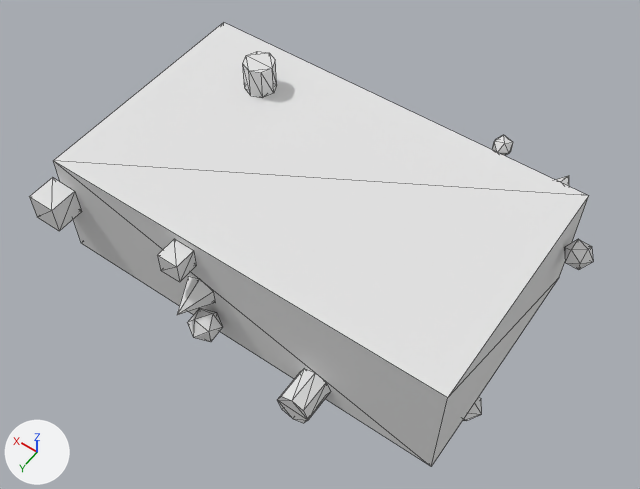
Before and after pictures for a commit that changed the glTF model public/Objects/object02_medium.glb.
Rendered twice from a camera (50 mm lens) standing at (-2.58, 3.56, 5.33) and looking at (-0.13, 0.13, -0.06). The axes (+X, +Y, +Z) are drawn at lower left. The lights are the same throughout. The first picture is the older version. Mesh edges are drawn as thin lines. Vertices at exactly the same position are counted once.

In view in the first picture: 'object02_medium'.
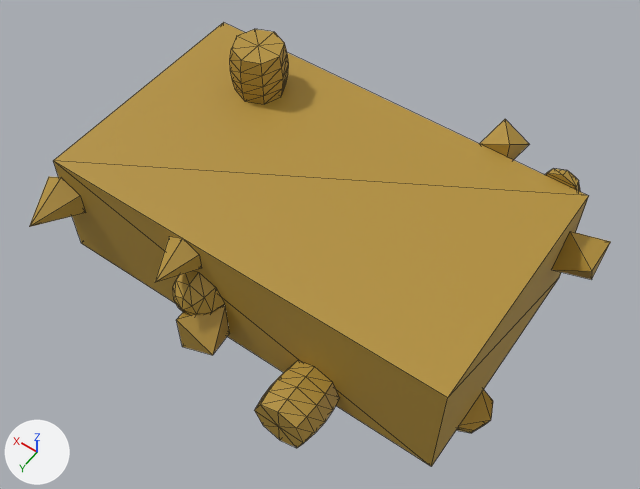
Pixel boxes (x1, y1, x2, y2) of what changed, in the pictures (640 x 489 px):
'object02_medium', recoloured, reshaped (darker): before (29, 22, 593, 467); after (29, 22, 610, 467)
part 1 of me_cube_017, added: after (29, 177, 86, 227)
part 2 of me_cube_017, added: after (155, 237, 201, 282)
part 3 of me_cube_017, rebuilt (97% wider, 56% taller): before (564, 239, 593, 270); after (552, 231, 610, 280)
part 4 of me_cube_017, rebuilt: before (188, 308, 223, 342); after (176, 305, 229, 355)
part 5 of me_cube_017, rebuilt: before (177, 276, 215, 315); after (173, 271, 224, 315)
part 6 of me_cube_017, rebuilt (85% wider, 76% taller): before (463, 397, 482, 421); after (457, 390, 493, 433)
part 7 of me_cube_017, added: after (230, 29, 289, 104)
part 8 of me_cube_017, added: after (255, 360, 340, 448)
part 9 of me_cube_017, added: after (545, 169, 581, 192)
part 10 of me_cube_017, deleted: before (29, 51, 513, 423)
part 11 of me_cube_017, deleted (mostly hidden): before (556, 175, 569, 186)
part 12 of me_cube_017, added: after (480, 119, 529, 160)

What changed in the scene script:
```text
Change mat_mat_object02_medium:
    mat_mat_object02_medium.base_color: (0.78, 0.78, 0.78) -> (0.45, 0.28, 0.04)  # white #e5e5e5 -> yellow #b39038
Change me_cube_017:
    used by ob_object02_medium; location = (0.0, 0.0, 0.0)
    verts and faces of me_cube_017; kept vertices keep their numbers, new ones are numbered from 129
    before: 32 (-1.47, -1.0, 0.51) at pixel (560, 181), 33 (-1.39, -1.0, 0.46), 34 (-1.39, -1.0, 0.37), 35 (-1.47, -1.0, 0.32), 36 (-1.56, -1.0, 0.37)
    before: 37 (-1.56, -1.0, 0.46), 38 (-1.47, -1.19, 0.41) at pixel (569, 175)
    remove me_cube_017.from_pydata(...)  # 129 vertices, 206 faces; spans x -1.93..1.79, y -1.19..1.28, z -0.75..0.76
    add me_cube_017.from_pydata(...)  # 213 vertices, 374 faces; spans x -1.97..1.84, y -1.34..1.43, z -0.87..0.91
    me_cube_017 part 1: a new loose piece, a 6-sided cone pointing to +y spanning x 1.49..1.84, y 1.0..1.4, z -0.06..0.34, in mat_mat_object02_medium (yellow #b39038)
    me_cube_017 part 2: a new loose piece, a 6-sided cone pointing to +y spanning x 0.29..0.57, y 1.0..1.32, z 0.18..0.5, in mat_mat_object02_medium (yellow #b39038)
    me_cube_017 part 3: the loose piece of 12 vertices spanning x -1.93..-1.7, y -0.88..-0.68, z 0.02..0.23 is rebuilt with 6 vertices and now spans x -1.97..-1.7, y -0.95..-0.61, z -0.06..0.32
    me_cube_017 part 4: the loose piece of 12 vertices spanning x 0.09..0.33, y 1.0..1.27, z -0.35..-0.12 is rebuilt with 6 vertices and now spans x 0.0..0.42, y 1.0..1.3, z -0.42..-0.05
    me_cube_017 part 5: the loose piece of 7 vertices spanning x 0.21..0.45, y 1.0..1.28, z -0.17..0.11 is rebuilt with 25 vertices and now spans x 0.11..0.54, y 1.0..1.22, z -0.25..0.19
    me_cube_017 part 6: the loose piece of 7 vertices spanning x -1.79..-1.53, y 0.33..0.55, z -0.75..-0.5 is rebuilt with 25 vertices and now spans x -1.86..-1.46, y 0.24..0.65, z -0.7..-0.5
    me_cube_017 part 7: a new loose piece of 42 vertices spanning x 0.71..1.17, y -0.77..-0.31, z 0.5..0.91, in mat_mat_object02_medium (yellow #b39038)
    me_cube_017 part 8: a new loose piece of 42 vertices spanning x -0.94..-0.46, y 1.0..1.43, z -0.58..-0.1, in mat_mat_object02_medium (yellow #b39038)
    me_cube_017 part 9: a new loose piece of 25 vertices spanning x -1.64..-1.31, y -1.16..-1.0, z 0.25..0.58, in mat_mat_object02_medium (yellow #b39038)
    me_cube_017 part 10: 7 loose pieces with 76 vertices, spanning x -1.03..1.79, y -1.19..1.27, z -0.72..0.76, are deleted
    me_cube_017 part 11
    add delete_vertices([*range(32, 39)])  # with the faces that use them
    me_cube_017 part 12
    add verts[129] = (-0.8, -1.0, 0.5)  # pixel (479, 143)
    add verts[130] = (-1.03, -1.0, 0.63)  # pixel (509, 144)
    add verts[131] = (-1.03, -1.0, 0.36)
    add verts[132] = (-0.88, -1.22, 0.63)  # pixel (505, 118)
    add verts[133] = (-1.11, -1.22, 0.5)  # pixel (529, 144)
    add verts[134] = (-0.88, -1.22, 0.36)
    add faces += [(129, 131, 130), (132, 133, 134), (129, 130, 132), (130, 133, 132), (130, 131, 133), (131, 134, 133)]
    add faces += [(129, 134, 131), (129, 132, 134)]
    other edits to the shape of me_cube_017 do not show in these pictures
```
